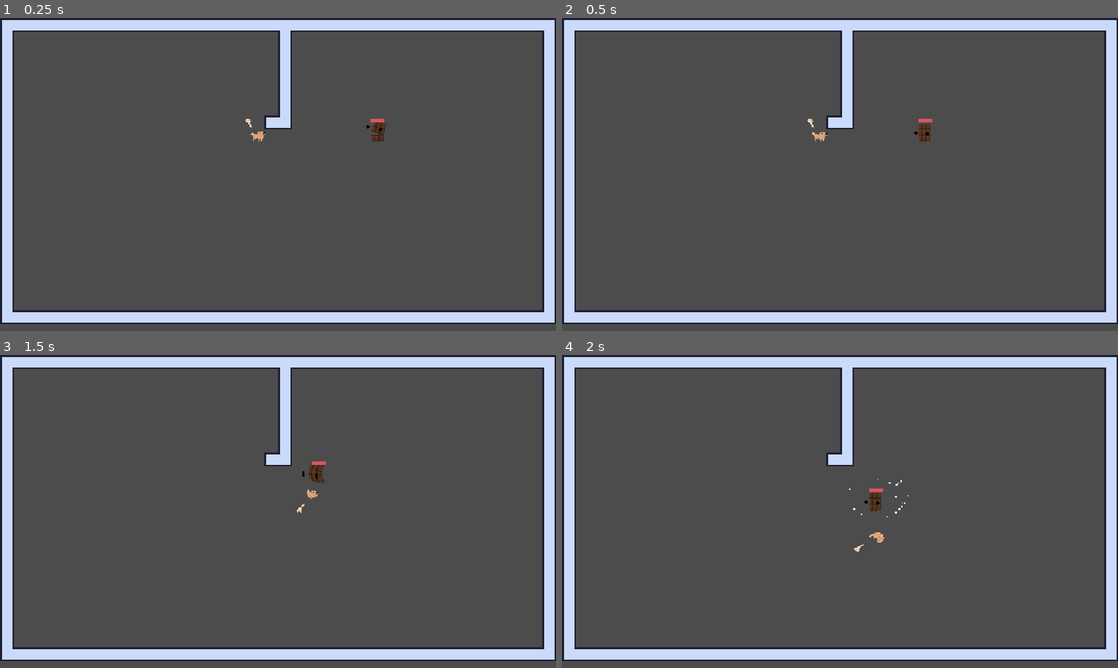
Above: before the commit, frames 1-4 (two rows, left to right).
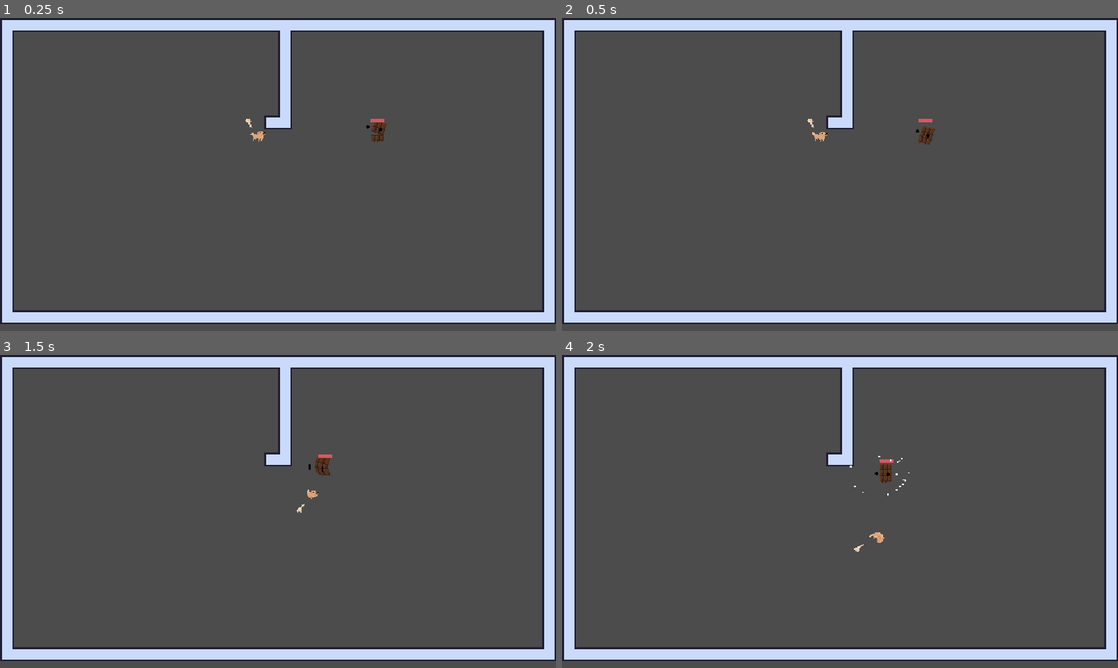
Above: after the commit, the same moments.

Repository: 3k2ng/dog-puff-pensive
Game: Godot game, scene res://scenes/demo_tung.tscn
The game is run twice, just before and just after one commit, with the same random seed, the same clock (stepped at 60 frames per second) and the same inputs. The project has no main scene, so this scene is started directly.
Inputs (mouse positions are in pixels of both pictures, inside the frame that each line leads up to):
- Up to frame 1 (0.25 s): no input
- Up to frame 2 (0.5 s): no input
- Up to frame 3 (1.5 s): move the mouse to (400, 495) at 0.52 s; hold D (move_right) 0.53-1.28 s; click (400, 495) at 0.6 s; move the mouse to (166, 527) at 1.27 s; hold S (move_down) from 1.28 s (still down); right-click (166, 527) at 1.35 s
- Up to frame 4 (2 s): keep holding S (move_down); click (728, 527) at 1.55 s

Frame 1 is identical in both runs. In frame 2, 0.1% of the frame differs, in the area x 63-68%, y 33-41%; in frame 3, 0.2%; in frame 4, 0.4%, in the area x 51-63%, y 32-52%.

Commit message:
fix chasing bug

Diff:
--- a/objects/enemies/choco_bar.tscn
+++ b/objects/enemies/choco_bar.tscn
@@ -165,37 +165,37 @@
 "frames": [ SubResource( 11 ), SubResource( 12 ), SubResource( 13 ), SubResource( 14 ), SubResource( 15 ), SubResource( 16 ), SubResource( 17 ), SubResource( 18 ), SubResource( 19 ), SubResource( 20 ), SubResource( 21 ), SubResource( 22 ) ],
 "loop": true,
 "name": "attack",
-"speed": 5.0
+"speed": 12.0
 }, {
 "frames": [ SubResource( 23 ), SubResource( 24 ), SubResource( 25 ), SubResource( 26 ) ],
 "loop": true,
 "name": "chase",
-"speed": 5.0
+"speed": 12.0
 }, {
 "frames": [ SubResource( 37 ), SubResource( 38 ), SubResource( 39 ), SubResource( 40 ), SubResource( 41 ), SubResource( 42 ), SubResource( 43 ), SubResource( 44 ), SubResource( 45 ), SubResource( 46 ) ],
 "loop": true,
 "name": "confused",
-"speed": 5.0
+"speed": 12.0
 }, {
 "frames": [ SubResource( 67 ) ],
 "loop": true,
 "name": "dead",
-"speed": 5.0
+"speed": 12.0
 }, {
 "frames": [ SubResource( 27 ), SubResource( 28 ) ],
 "loop": true,
 "name": "default",
-"speed": 5.0
+"speed": 6.0
 }, {
 "frames": [ SubResource( 65 ) ],
 "loop": true,
 "name": "hurt",
-"speed": 5.0
+"speed": 12.0
 }, {
 "frames": [ SubResource( 31 ), SubResource( 32 ), SubResource( 33 ), SubResource( 34 ), SubResource( 35 ), SubResource( 36 ) ],
 "loop": true,
 "name": "notice",
-"speed": 5.0
+"speed": 12.0
 } ]
 
 [sub_resource type="CircleShape2D" id=30]
@@ -509,7 +509,6 @@
 
 [node name="ChocoBar" type="KinematicBody2D" groups=["enemy"]]
 material = SubResource( 8 )
-position = Vector2( 576, 64 )
 collision_layer = 3
 collision_mask = 3
 script = ExtResource( 6 )
@@ -518,7 +517,7 @@
 use_parent_material = true
 position = Vector2( 0, -3 )
 frames = SubResource( 29 )
-animation = "hurt"
+animation = "notice"
 __meta__ = {
 "_edit_lock_": true
 }
@@ -545,6 +544,7 @@
 margin_right = -4.0
 margin_bottom = -16.0
 rect_scale = Vector2( 4, 1 )
+value = 100.0
 texture_under = ExtResource( 4 )
 texture_progress = ExtResource( 4 )
 tint_under = Color( 0, 0, 0, 1 )
--- a/scripts/enemies/basic_enemy.gd
+++ b/scripts/enemies/basic_enemy.gd
@@ -66,7 +66,7 @@
 
 	if target:
 		to_player.cast_to = target.position - position
-		if $AnimationPlayer.current_animation == "melee_attack" or (to_player.cast_to.length() < ATTACK_RANGE and not to_player.is_colliding()):
+		if anim_playback.get_current_node() == "melee_attack" or (to_player.cast_to.length() < ATTACK_RANGE and not to_player.is_colliding()):
 			state = ATTACK
 		elif to_player.cast_to.length() > DETECTION_RANGE or to_player.is_colliding():
 			if position.distance_to(last_known_location) < 1:
